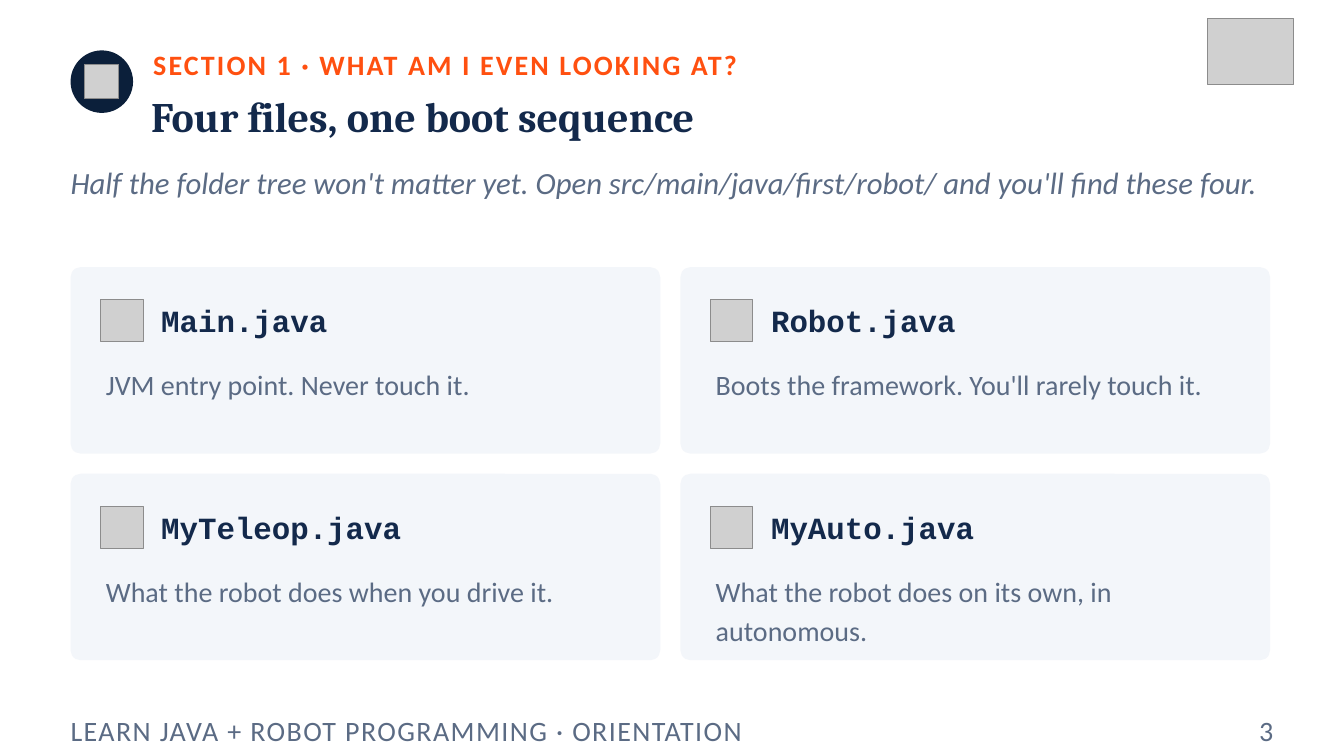
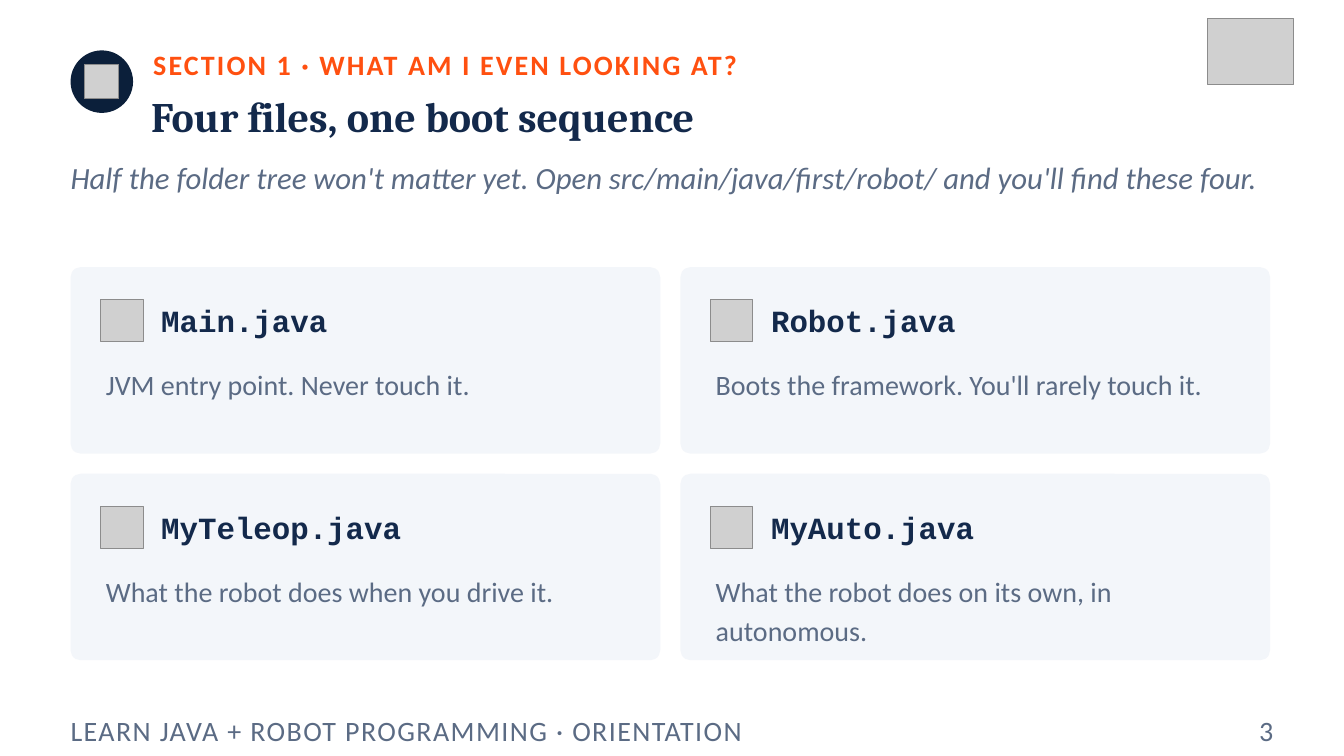
Before and after one commit to FRC5010/BasicRobotLessons, a slide deck: slide 3 of docs/presentations/v3/00-orientation.pptx. Drawn at 1344x756 pixels with LibreOffice and Linux fonts; fonts in the diff are those of the drawing; grey boxes stand for pictures. Boxes give left, top, right and bottom in pixels: in the first picture for what was removed or moved away, otherwise in the second. Text is boxed around its words. In the diff, an @@ line names an element or a change of style, - is before the commit and + after.

```diff
--- a/docs/presentations/v3/00-orientation.pptx
+++ b/docs/presentations/v3/00-orientation.pptx
@@ text "Half the folder tree won't ..." moved from (x1=71, y1=172, x2=1256, y2=200) to (x1=71, y1=167, x2=1256, y2=195) @@
```
Also in this commit, not shown: 3 other slides changed, 8 other files.
